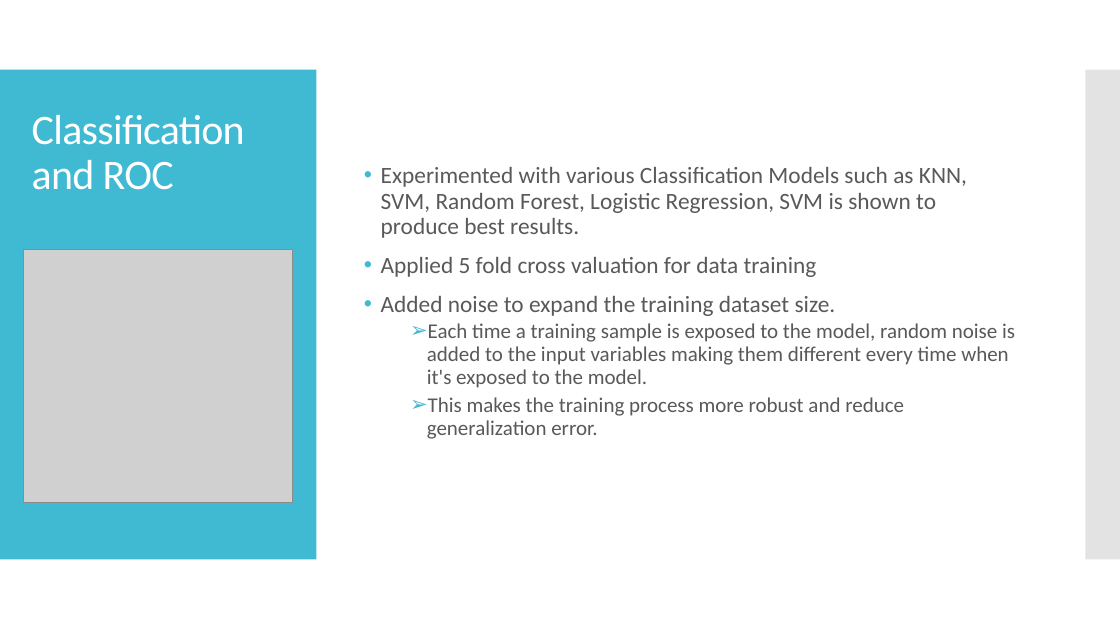
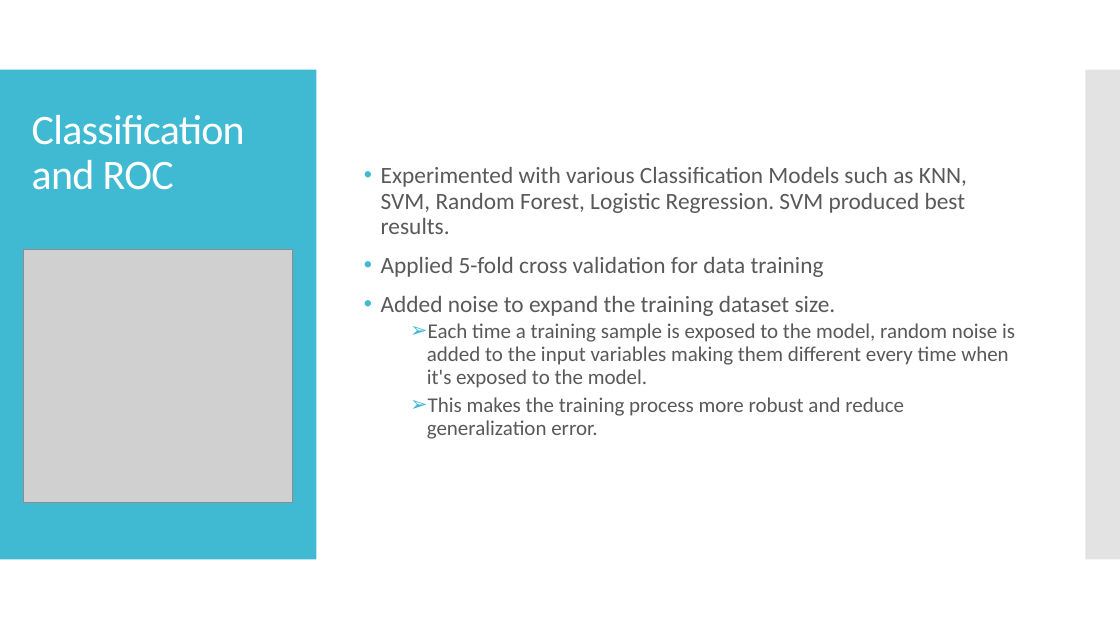
Before and after one commit to scs32532019/ML_FinalProject_BreastCancer, a slide deck: slide 4 of documentation/Project_persentation.pptx. Drawn at 1120x630 pixels with LibreOffice and Linux fonts; fonts in the diff are those of the drawing; grey boxes stand for pictures. Boxes give left, top, right and bottom in pixels: in the first picture for what was removed or moved away, otherwise in the second. Text is boxed around its words. In the diff, an @@ line names an element or a change of style, - is before the commit and + after.

```diff
--- a/documentation/Project_persentation.pptx
+++ b/documentation/Project_persentation.pptx
@@ text at [381, 167, 967, 277]: text changed @@
-• Experimented with various Classification Models such as KNN, SVM, Random Forest, Logistic Regression, SVM is shown to produce best results.
-• Applied 5 fold cross valuation for data training
+• Experimented with various Classification Models such as KNN, SVM, Random Forest, Logistic Regression. SVM produced best results.
+• Applied 5-fold cross validation for data training
```
Also in this commit, not shown: 3 other slides changed.
